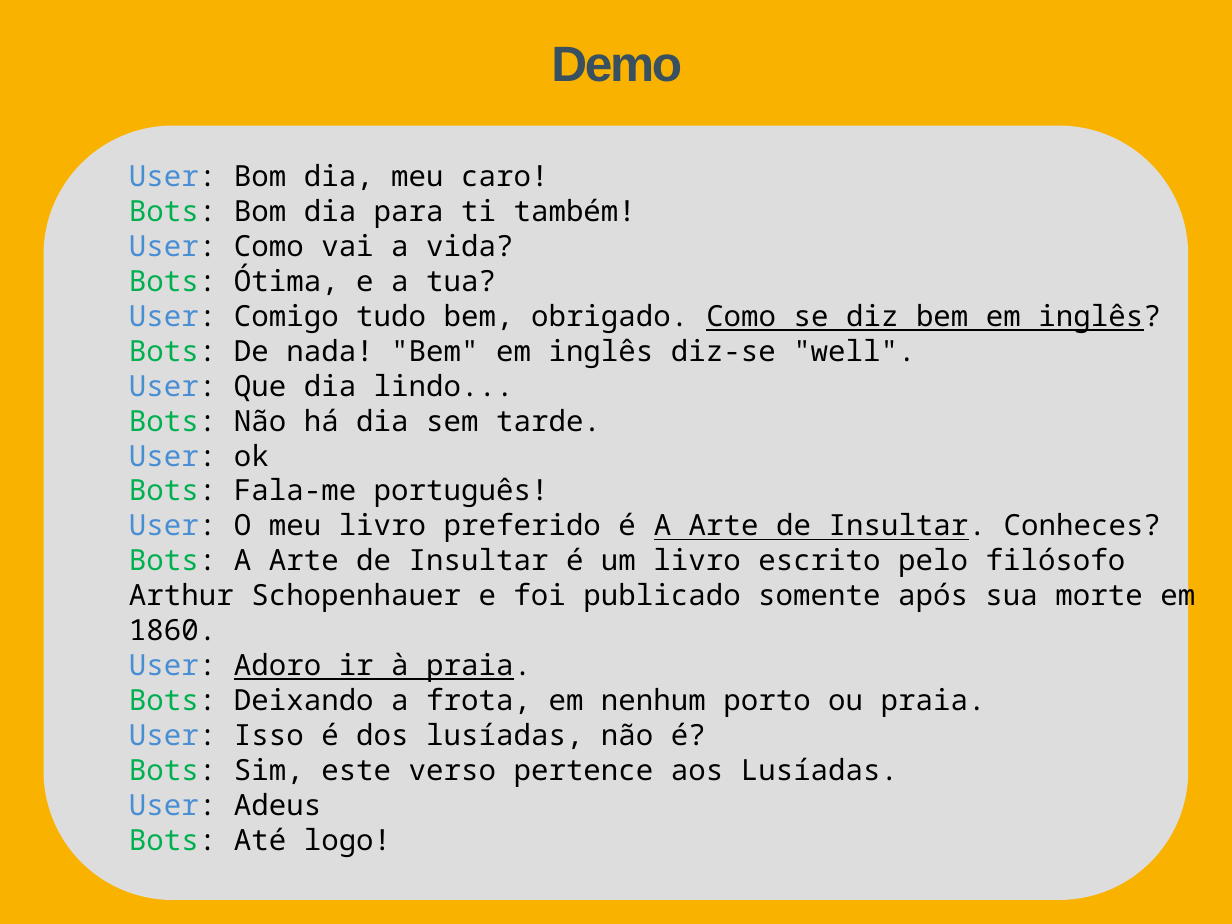
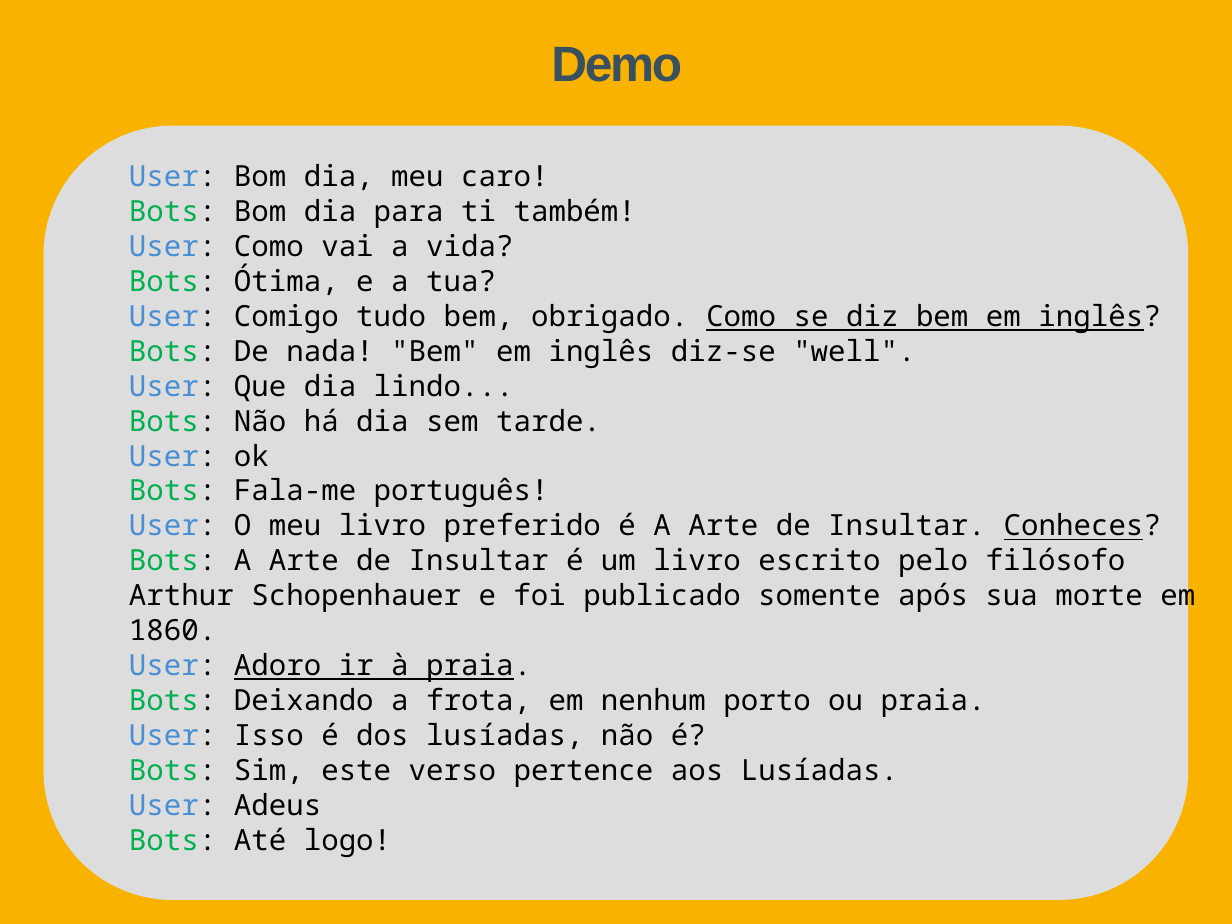
Before and after one commit to Tibblue/PLC, a slide deck: slide 7 of LEI/apresentações/apresLEI.pptx. Drawn at 1232x924 pixels with LibreOffice and Linux fonts; fonts in the diff are those of the drawing. Boxes give left, top, right and bottom in pixels: in the first picture for what was removed or moved away, otherwise in the second. Text is boxed around its words. In the diff, an @@ line names an element or a change of style, - is before the commit and + after.

```diff
--- a/LEI/apresentações/apresLEI.pptx
+++ b/LEI/apresentações/apresLEI.pptx
@@ text in rounded rectangle at (x1=129, y1=512, x2=1161, y2=542): underline off in "A Arte de Insultar."; underline on in "Conheces?" @@
```
Also in this commit, not shown: 2 other slides changed.
